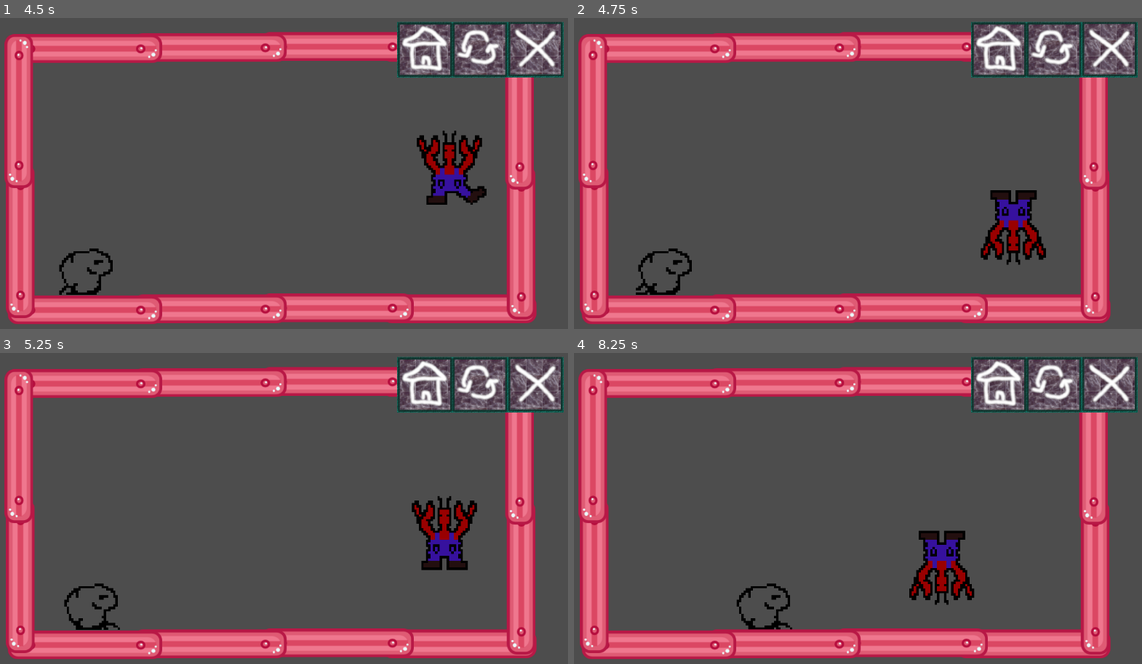
Above: before the commit, frames 1-4 (two rows, left to right).
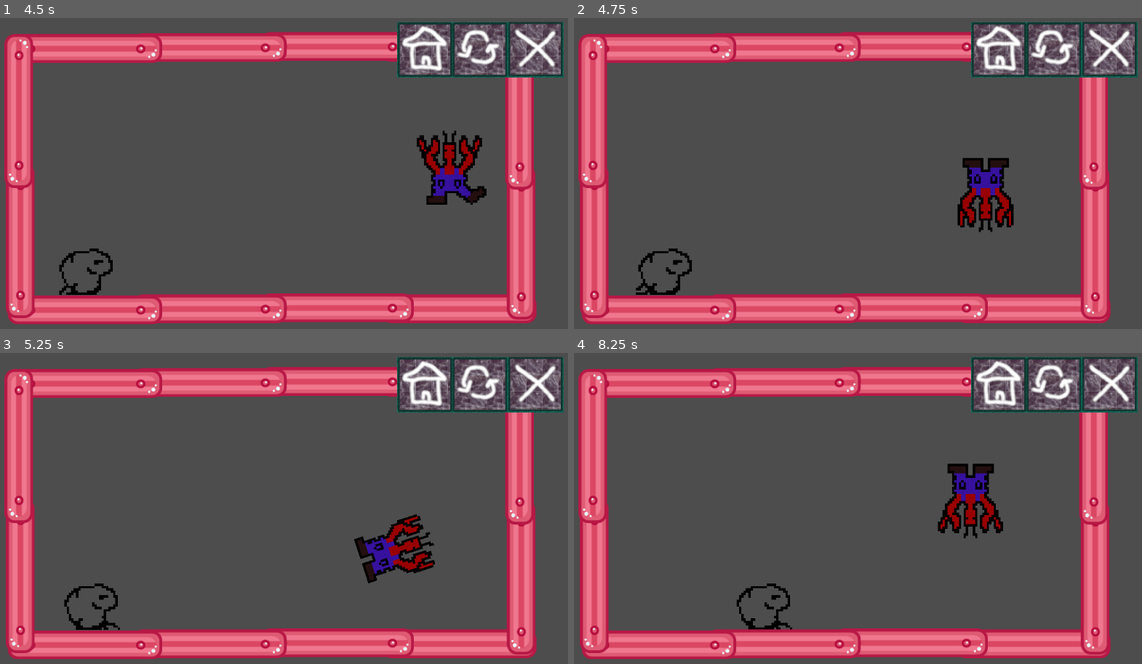
Above: after the commit, the same moments.

Repository: StevenPartridge/godot-learning
Game: Godot game, scene res://Main.tscn
Same seed, same stepped clock (60 frames per second), same inputs: the game is played once before the commit and once after it.
Inputs (mouse positions are in pixels of both pictures, inside the frame that each line leads up to):
- Up to frame 1 (4.5 s): move the mouse to (403, 164) at 0.52 s; hold Right (MoveRight) 0.53-2.03 s; tap Down (GroundPound) at 0.6, 1.35, 2.3, 2.85, 3.6 s; tap Space (Jump) at 0.77, 1.52, 3.02, 3.77 s; move the mouse to (164, 198) at 1.27 s; move the mouse to (335, 108) at 2.02 s; press the mouse at (335, 108) at 2.03 s; hold A (MoveLeft) 2.03-2.78 s; move the mouse to (249, 245) at 2.77 s; release the mouse at (249, 245) at 2.78 s; hold Right (MoveRight) 2.78-4.28 s; move the mouse to (454, 229) at 3.52 s; move the mouse to (102, 133) at 4.27 s; hold A (MoveLeft) from 4.28 s (still down); click (102, 133) at 4.35 s
- Up to frame 2 (4.75 s): keep holding A (MoveLeft); tap Space (Jump) at 4.52 s; tap Down (GroundPound) at 4.55 s
- Up to frame 3 (5.25 s): move the mouse to (306, 514) at 5.02 s; release A (MoveLeft) at 5.03 s; hold Right (MoveRight) from 5.03 s (still down); tap Down (GroundPound) at 5.1 s
- Up to frame 4 (8.25 s): move the mouse to (767, 433) at 5.77 s; release Right (MoveRight) at 5.78 s; hold A (MoveLeft) 5.78-7.28 s; tap Down (GroundPound) at 5.85, 6.8, 7.35, 8.1 s; tap Space (Jump) at 6.02, 6.77, 7.52 s; move the mouse to (977, 499) at 6.52 s; press the mouse at (977, 499) at 6.53 s; move the mouse to (738, 533) at 7.27 s; release the mouse at (738, 533) at 7.28 s; hold Right (MoveRight) from 7.28 s (still down); move the mouse to (909, 443) at 8.02 s

Frame 1 is identical in both runs. In frame 2, 2.9% of the frame differs, in the area x 67-84%, y 44-80%; in frame 3, 3.1%; in frame 4, 3.3%, in the area x 59-76%, y 35-82%.

Commit message:
Adds a delay to ground pound

Diff:
--- a/src/Zoidberg.gd
+++ b/src/Zoidberg.gd
@@ -16,6 +16,12 @@
 const ROTATION_MULTIPLIER = 1.5
 const rotation_speed = 360 * ROTATION_MULTIPLIER # degrees per second
 var total_rotation = 0 # total rotation needed
+
+const GROUND_POUND_COOLDOWN = 1
+var last_used_ground_pound = -GROUND_POUND_COOLDOWN
+
+enum Direction { LEFT, RIGHT }
+var current_direction = Direction.LEFT
 
 @onready var animated_sprite = $AnimatedSprite2D
 
@@ -40,29 +46,34 @@
 
 	# Ground Pound Input
 	if Input.is_action_just_pressed("GroundPound") and state == State.NORMAL and not is_on_floor():
-		print("STARTING GROUND POUNT innit")
-		start_ground_pound()
+		if can_use_ground_pound():
+			start_ground_pound()
 
 	# Handle Ground Pound Logic
-	if state == State.GROUND_POUND:
+	if state == State.GROUND_POUND and can_use_ground_pound():
 		# Halt forward momentum after a short delay (if needed)
-		velocity.x = 0
+		if current_direction == Direction.RIGHT:
+			velocity.x = 100
+		else:
+			velocity.x = -100
 		velocity.y = GROUND_POUND_SPEED
 
 	if is_rotating:
-		print("IS ROTATING")
 		perform_rotation(delta)
 
 	# Handle Horizontal Movement
 	if state != State.GROUND_POUND:
 		var direction = 0
 		if Input.is_action_pressed("MoveLeft"):
+			current_direction = Direction.LEFT
 			direction -= 1
 		if Input.is_action_pressed("MoveRight"):
+			current_direction = Direction.RIGHT
 			direction += 1
 
 		if direction != 0:
-			animated_sprite.play("walking")
+			if !is_rotating:
+				animated_sprite.play("walking")
 			velocity.x = direction * SPEED
 		elif state != State.BOUNCE:
 			animated_sprite.play("still")
@@ -79,6 +90,7 @@
 	animated_sprite.speed_scale = fps
 
 func start_ground_pound():
+	last_used_ground_pound = Time.get_ticks_msec() / 1000.0
 	state = State.GROUND_POUND
 	animated_sprite.play("ground_pound")
 	# Set initial downward velocity if needed
@@ -99,15 +111,27 @@
 		velocity.y = -BOUNCE_HEIGHT
 		# Start rotation
 		is_rotating = true
-		total_rotation = 180
+		if current_direction == Direction.RIGHT:
+			total_rotation = 180
+		else:
+			total_rotation = -180
 
 func perform_rotation(delta):
 	var rotation_step = rotation_speed * delta
-	if total_rotation > 0:
-		print(animated_sprite.animation)
-		animated_sprite.rotation_degrees += rotation_step
-		total_rotation -= rotation_step
-		if animated_sprite.rotation_degrees > 180:
-			animated_sprite.rotation_degrees = 180
+	if abs(total_rotation) > 0:
+		if total_rotation > 0:
+			animated_sprite.rotation_degrees += rotation_step
+			total_rotation -= rotation_step
+			if animated_sprite.rotation_degrees > 180:
+				animated_sprite.rotation_degrees = 180
+		else:
+			animated_sprite.rotation_degrees -= rotation_step
+			total_rotation += rotation_step
+			if animated_sprite.rotation_degrees < -180:
+				animated_sprite.rotation_degrees = -180
 	else:
 		finish_bounce()
+
+func can_use_ground_pound() -> bool:
+	var current_time = Time.get_ticks_msec() / 1000.0 # Get current time in seconds
+	return current_time - last_used_ground_pound >= GROUND_POUND_COOLDOWN
--- a/src/Zoidberg.tscn
+++ b/src/Zoidberg.tscn
@@ -201,7 +201,7 @@
 texture_filter = 1
 sprite_frames = SubResource("SpriteFrames_hmf42")
 animation = &"ground_pound"
-frame_progress = 0.457528
+frame_progress = 0.707527
 speed_scale = 5.0
 
 [node name="CollisionShape2D" type="CollisionShape2D" parent="."]
